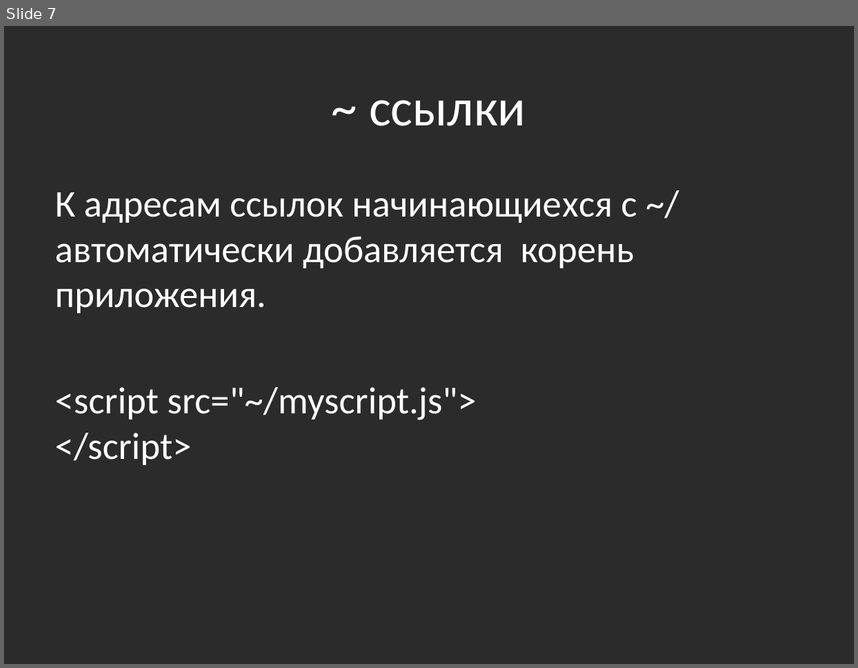
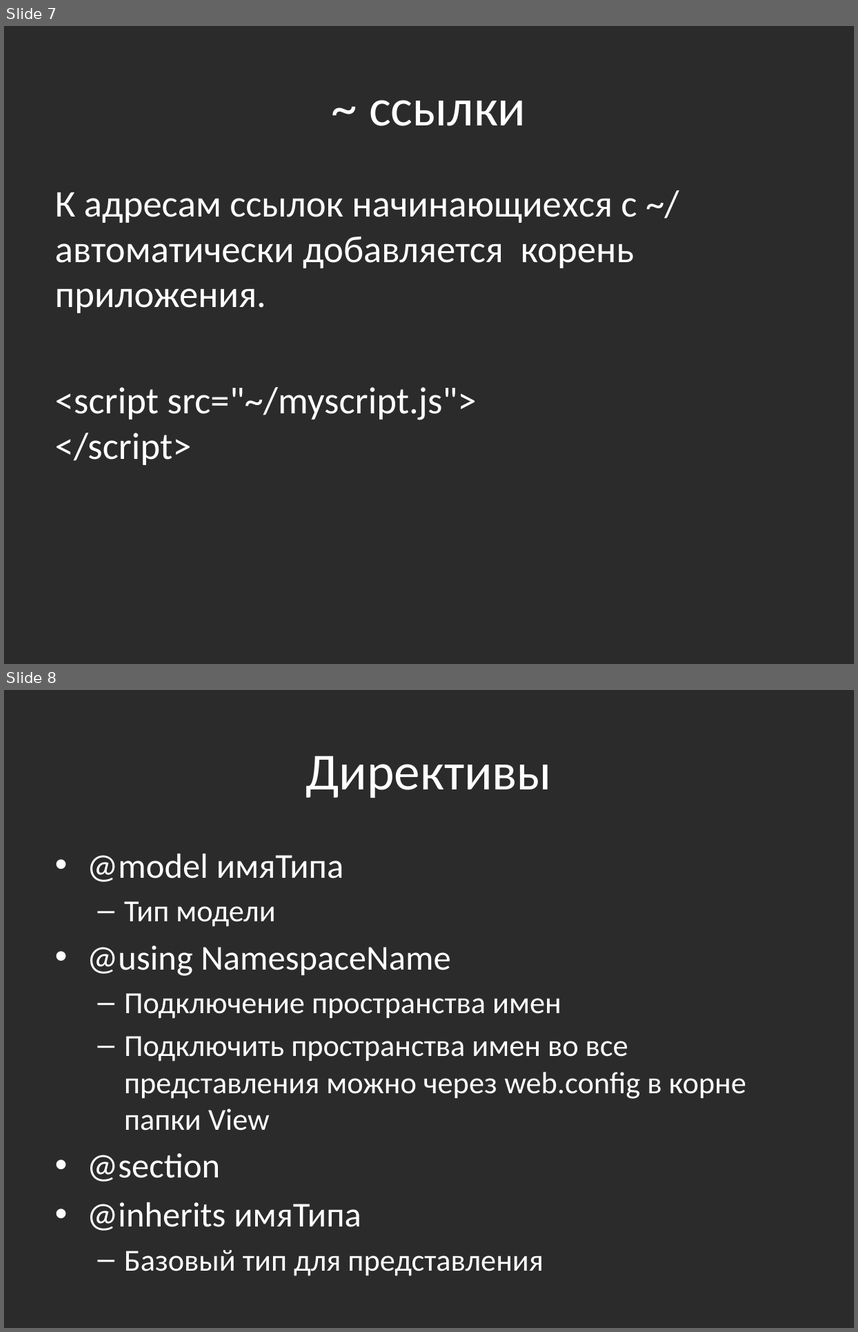
Before and after one commit to bazile/AspNetMvcTraining, a slide deck: razor.pptx. Shown one above the other, each under a label of ours: slide 7 before the commit, slides 7 and 8 after it. The pictures are 858x668 and 858x1332 pixels, drawn with LibreOffice and Linux fonts; fonts in the diff are those of the drawing; background and template pictures are left out; a plain dark background stands for a picture behind light text. Boxes give left, top, right and bottom in pixels: in the first picture for what was removed or moved away, otherwise in the second. Text is boxed around its words. In the diff, an @@ line names an element or a change of style, - is before the commit and + after.

Commit message:
Директивы Razor

```diff
--- a/razor.pptx
+++ b/razor.pptx
@@ slide 8 added at bbox=[4, 690, 854, 1328], background picture (left out) @@
@@ title added at bbox=[306, 756, 552, 798], 44 pt, text #FFFFFF @@
+Директивы
@@ text added at bbox=[87, 854, 746, 1271], 25.9 pt, text #FFFFFF @@
+• @model имяТипа
+  – Тип модели
+• @using NamespaceName
+  – Подключение пространства имен
+  – Подключить пространства имен во все представления можно через web.config в корне папки View
+• @section
+• @inherits имяТипа
+  – Базовый тип для представления
```
